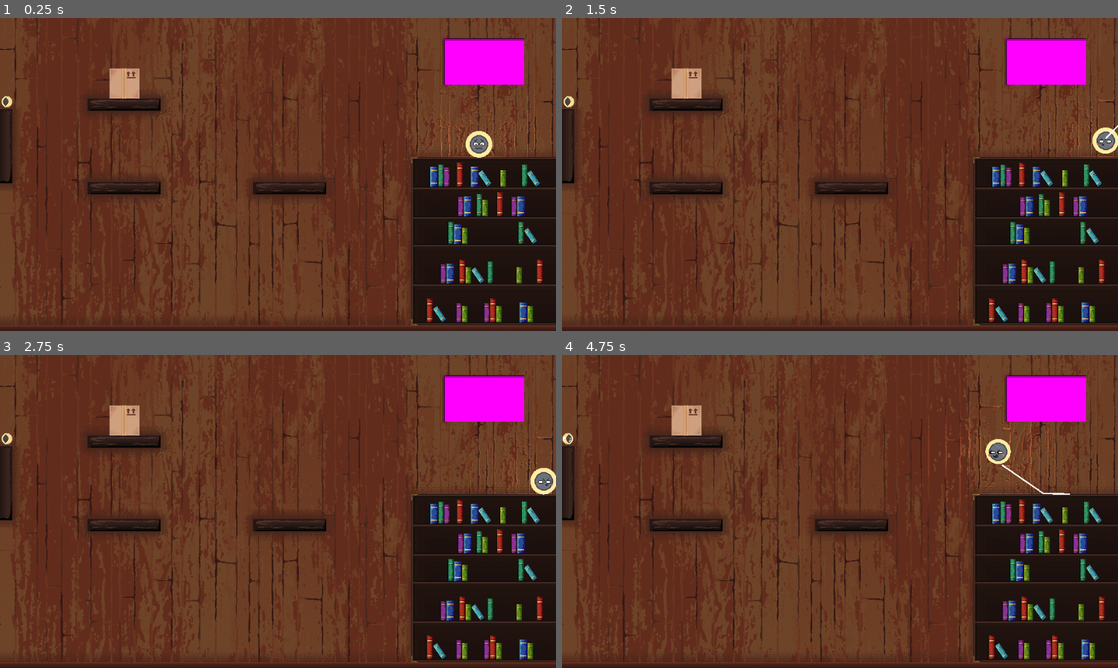
Above: before the commit, frames 1-4 (two rows, left to right).
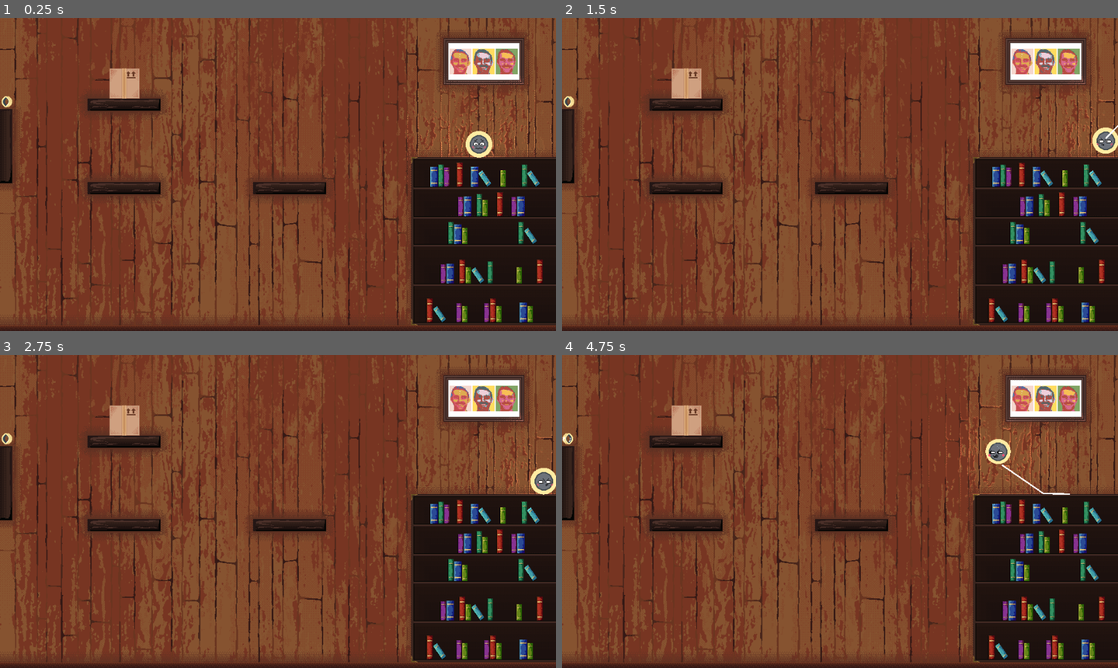
Above: after the commit, the same moments.

Repository: NAERNON/ggj-2026-mask
Game: Godot game, scene res://scenes/main.tscn
Same seed, same stepped clock (60 frames per second), same inputs: the game is played once before the commit and once after it.
Inputs:
- Up to frame 1 (0.25 s): no input
- Up to frame 2 (1.5 s): tap Enter (ui_accept) at 0.5 s; hold D (move_tape_right) 0.53-1.28 s; hold R (move_tape_reroll) 0.53-1.28 s; tap Space (move_tape_jump) at 0.77 s; hold S (move_tape_down) from 1.28 s (still down); tap G (tape_switch_grip) at 1.35 s
- Up to frame 3 (2.75 s): tap Space (move_tape_jump) at 1.52 s; release S (move_tape_down) at 2.03 s; hold D (move_tape_right) from 2.03 s (still down); hold R (move_tape_reroll) from 2.03 s (still down)
- Up to frame 4 (4.75 s): release D (move_tape_right) at 2.78 s; release R (move_tape_reroll) at 2.78 s; hold W (move_tape_up) 2.78-3.53 s; tap G (tape_switch_grip) at 2.85, 4.35 s; tap Space (move_tape_jump) at 3.02, 3.77, 4.52 s; hold R (move_tape_reroll) 3.53-4.28 s; hold A (move_tape_left) from 3.53 s (still down)

The runs differ from the first frame. In frame 1, 3.2% of the frame differs, in the area x 72-100%, y 6-53%; in frame 2, 2.9%; in frame 3, 2.8%; in frame 4, 3.3%, in the area x 64-95%, y 4-56%.

Commit message:
Painting added

Diff:
--- a/scenes/main.tscn
+++ b/scenes/main.tscn
@@ -21,9 +21,6 @@
 size = Vector2(21, 129.25)
 
 [sub_resource type="RectangleShape2D" id="RectangleShape2D_tipki"]
-size = Vector2(140, 80)
-
-[sub_resource type="PlaceholderTexture2D" id="PlaceholderTexture2D_85g3d"]
 size = Vector2(140, 80)
 
 [sub_resource type="RectangleShape2D" id="RectangleShape2D_jyhfs"]
@@ -120,9 +117,6 @@
 [node name="CollisionShape2D" type="CollisionShape2D" parent="Platforms/Cadre" unique_id=518452548]
 shape = SubResource("RectangleShape2D_tipki")
 
-[node name="Sprite2D" type="Sprite2D" parent="Platforms/Cadre" unique_id=597729165]
-texture = SubResource("PlaceholderTexture2D_85g3d")
-
 [node name="Ground" type="StaticBody2D" parent="." unique_id=1731318811]
 position = Vector2(475.00003, 537)
 scale = Vector2(1.5, 1)
Binary file changed: aseprite/house/background.aseprite
Binary file changed: aseprite/house/background.png
Binary file changed: aseprite/house/background_height.aseprite
Binary file changed: aseprite/house/background_height.png
Binary file changed: aseprite/house/background_normals.png
Binary file added: aseprite/masky.aseprite
Binary file added: aseprite/masky_ggj.aseprite
Binary file added: aseprite/masky_ggj.gif
